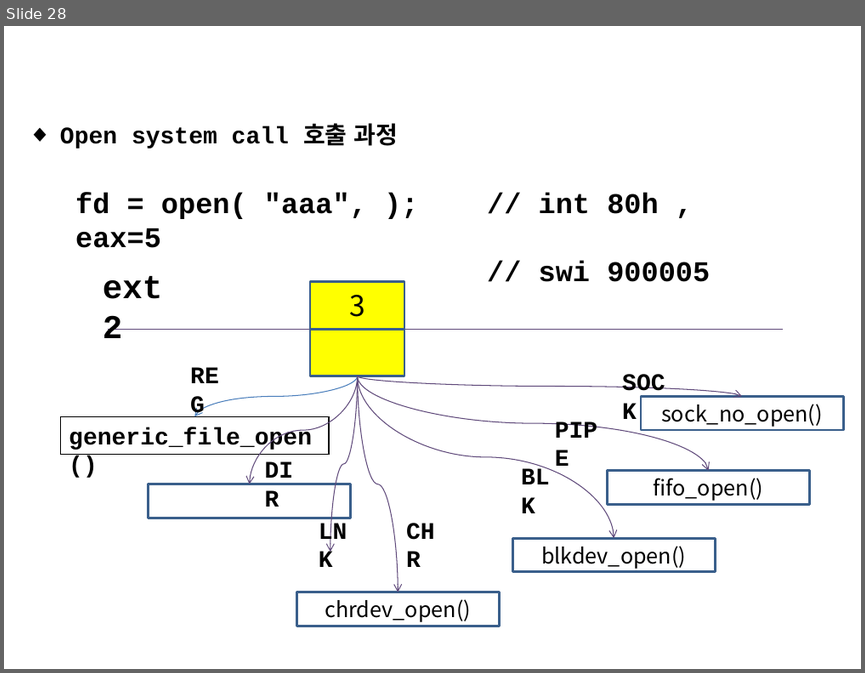
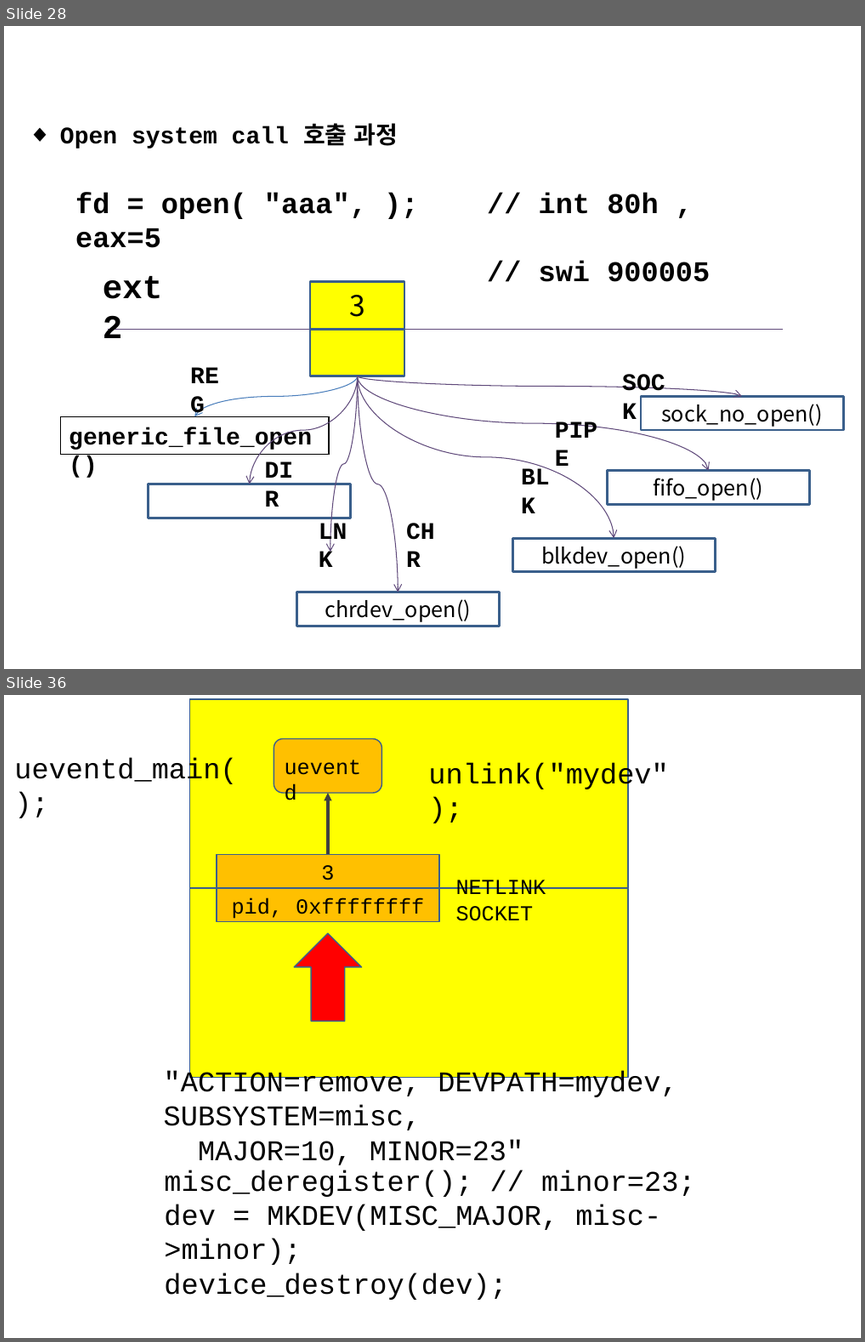
Before and after one commit to imguru-mooc/android-kernel, a slide deck: 03_day.pptx. Shown one above the other, each under a label of ours: slide 28 before the commit, slides 28 and 36 after it; the slides between them are not shown. The pictures are 865x673 and 865x1342 pixels, drawn with LibreOffice and Linux fonts; fonts in the diff are those of the drawing. Boxes give left, top, right and bottom in pixels: in the first picture for what was removed or moved away, otherwise in the second. Text is boxed around its words. In the diff, an @@ line names an element or a change of style, - is before the commit and + after.

```diff
--- a/03_day.pptx
+++ b/03_day.pptx
@@ slide 36 added at (4,695,861,1338), background #FFFFFF @@
@@ rectangle added at (190,699,629,888), fill #FFFF00, outline #3A5F8C 1 pt @@
@@ rounded rectangle added at (274,738,382,793), fill #FFC000, outline #3A5F8C 1 pt @@
@@ text added at (14,757,237,786), 24 pt, text #000000 @@
+ueventd_main();
@@ text added at (276,748,375,783), 18 pt, text #000000 @@
+ueventd
@@ text added at (428,762,668,791), 24 pt, text #000000 @@
+unlink("mydev");
@@ arrow added from (328, 854) to (328, 793), #404040 2.25 pt @@
@@ rectangle added at (216,854,439,888), fill #FFC000, outline #3A5F8C 1 pt, 18 pt, text #000000 @@
+3
@@ rectangle added at (190,888,629,1077), fill #FFFF00, outline #3A5F8C 1 pt @@
@@ rectangle added at (216,888,439,921), fill #FFC000, outline #3A5F8C 1 pt, 18 pt, text #000000 @@
+pid, 0xffffffff
@@ text added at (456,879,546,921), 18 pt, text #000000 @@
+NETLINK SOCKET
@@ up arrow added at (295,933,362,1021), fill #FF0000, outline #3A5F8C 1 pt @@
@@ text added at (164,1071,677,1165), 24 pt, text #000000 @@
+"ACTION=remove, DEVPATH=mydev, SUBSYSTEM=misc,
+MAJOR=10, MINOR=23"
@@ text added at (164,1169,696,1299), 24 pt, text #000000 @@
+misc_deregister(); // minor=23;
+dev = MKDEV(MISC_MAJOR, misc->minor);
+device_destroy(dev);
```
Also in this commit, not shown: 7 other slides added, 16 other files.
